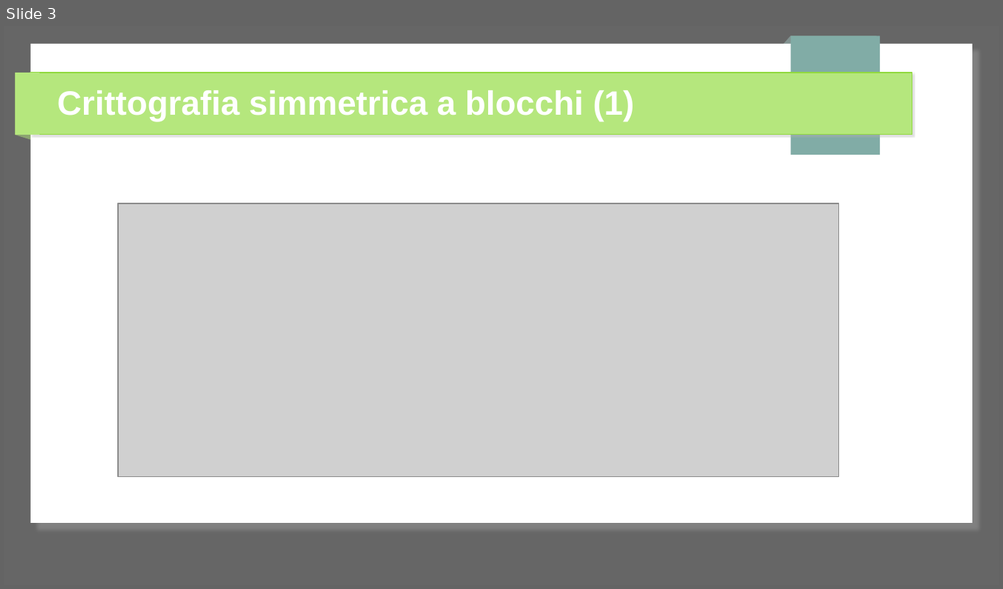
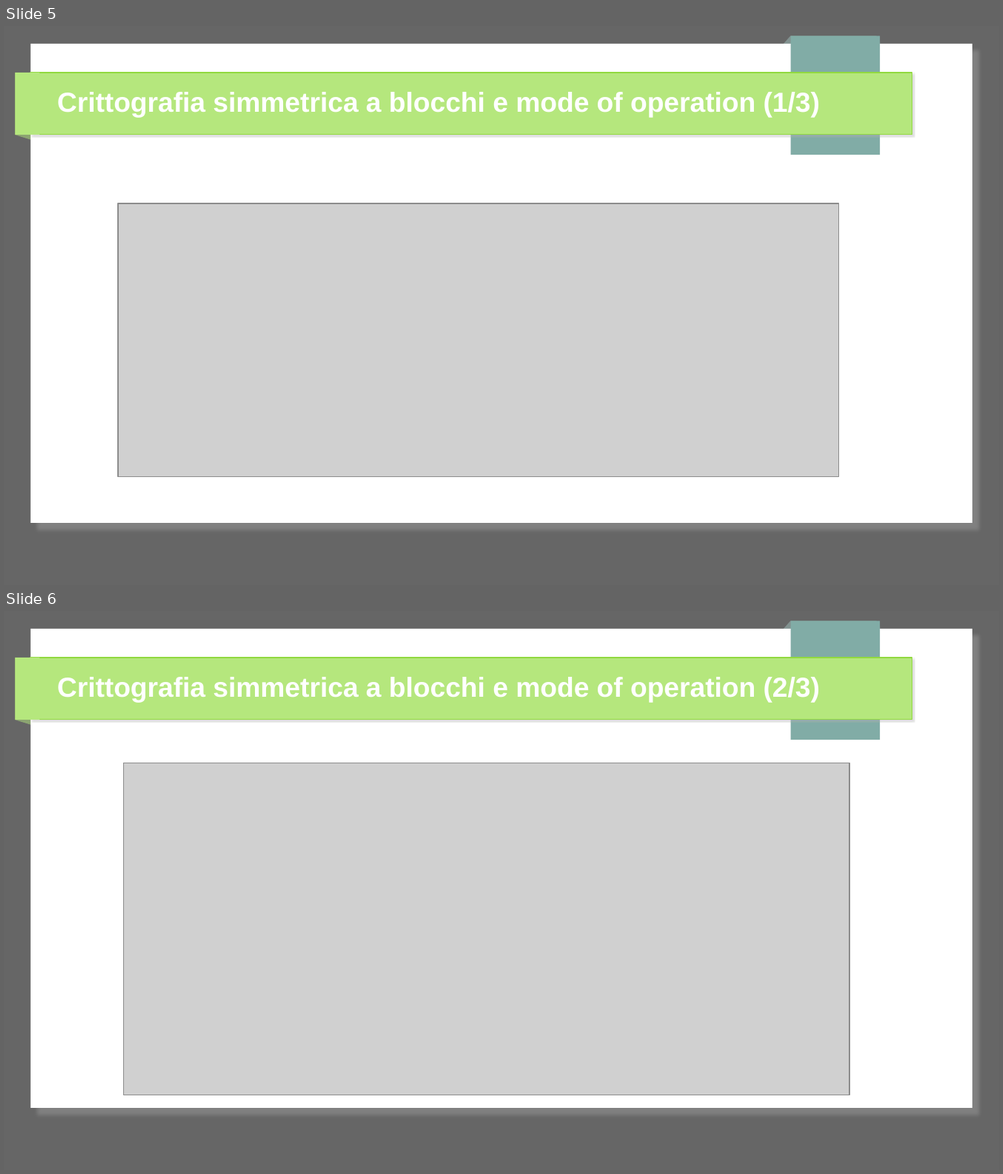
Before and after one commit to 0xfederico/cryptography-attacks, a slide deck: 01-padding oracle attack/presentations/Presentazione linux day 28 ottobre 2023.odp. Shown one above the other, each under a label of ours: slide 3 before the commit, slides 5 and 6 after it. The pictures are 1003x589 and 1003x1174 pixels, drawn with LibreOffice and Linux fonts; fonts in the diff are those of the drawing; grey boxes stand for pictures. Boxes give left, top, right and bottom in pixels: in the first picture for what was removed or moved away, otherwise in the second. Text is boxed around its words. In the diff, an @@ line names an element or a change of style, - is before the commit and + after.

```diff
--- a/01-padding oracle attack/presentations/Presentazione linux day 28 ottobre 2023.odp
+++ b/01-padding oracle attack/presentations/Presentazione linux day 28 ottobre 2023.odp
@@ slide 6 added at [4, 611, 999, 1170], background #666666; not listed: 7 template elements that a slide beside it also shows @@
@@ title added at [57, 677, 819, 703], 22 pt, text #FFFFFF, bold @@
+Crittografia simmetrica a blocchi e mode of operation (2/3)
@@ picture added at [124, 763, 850, 1095] @@
@@ what was slide 3 is now slide 5 @@
@@ slide 5 changed as well @@
@@ title at [57, 92, 819, 118]: text changed; size 27 to 22 pt @@
-Crittografia simmetrica a blocchi (1)
+Crittografia simmetrica a blocchi e mode of operation (1/3)
```
Also in this commit, not shown: 4 other slides changed, 13 other slides added, 3 slides removed, 20 other files.
